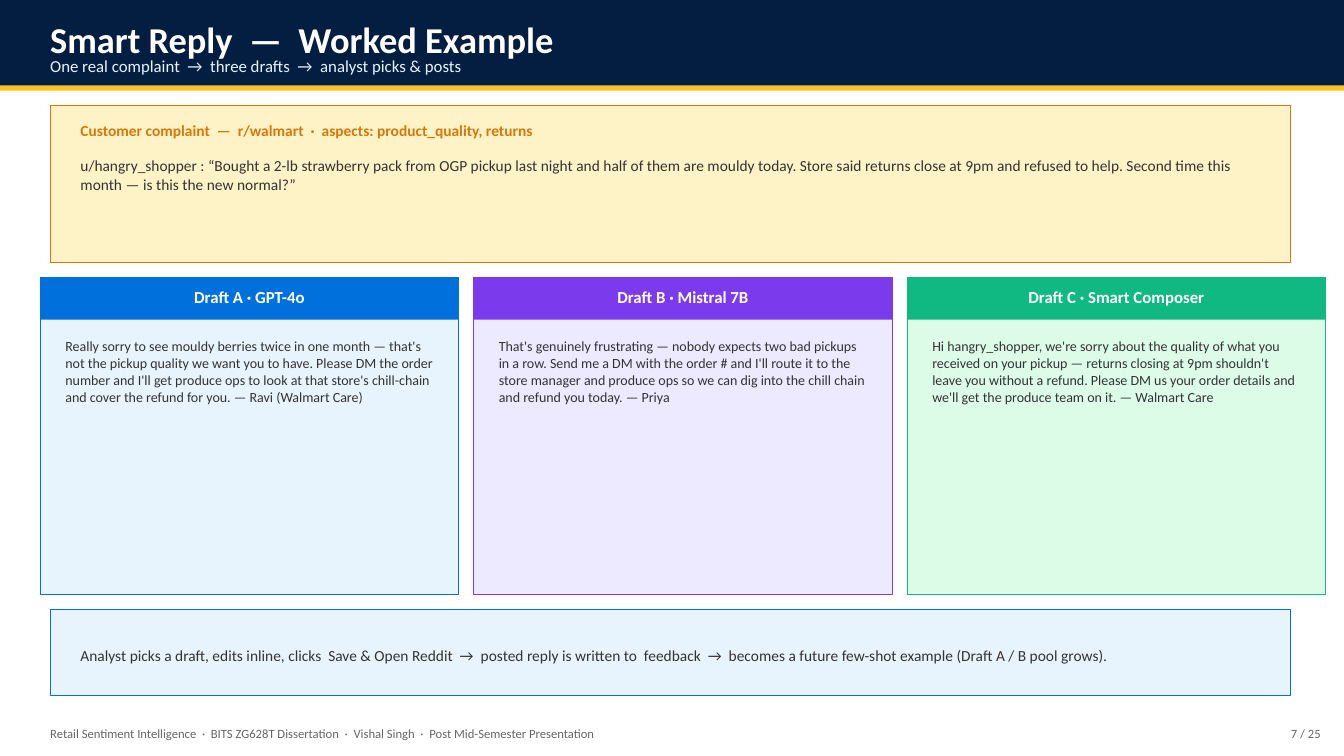
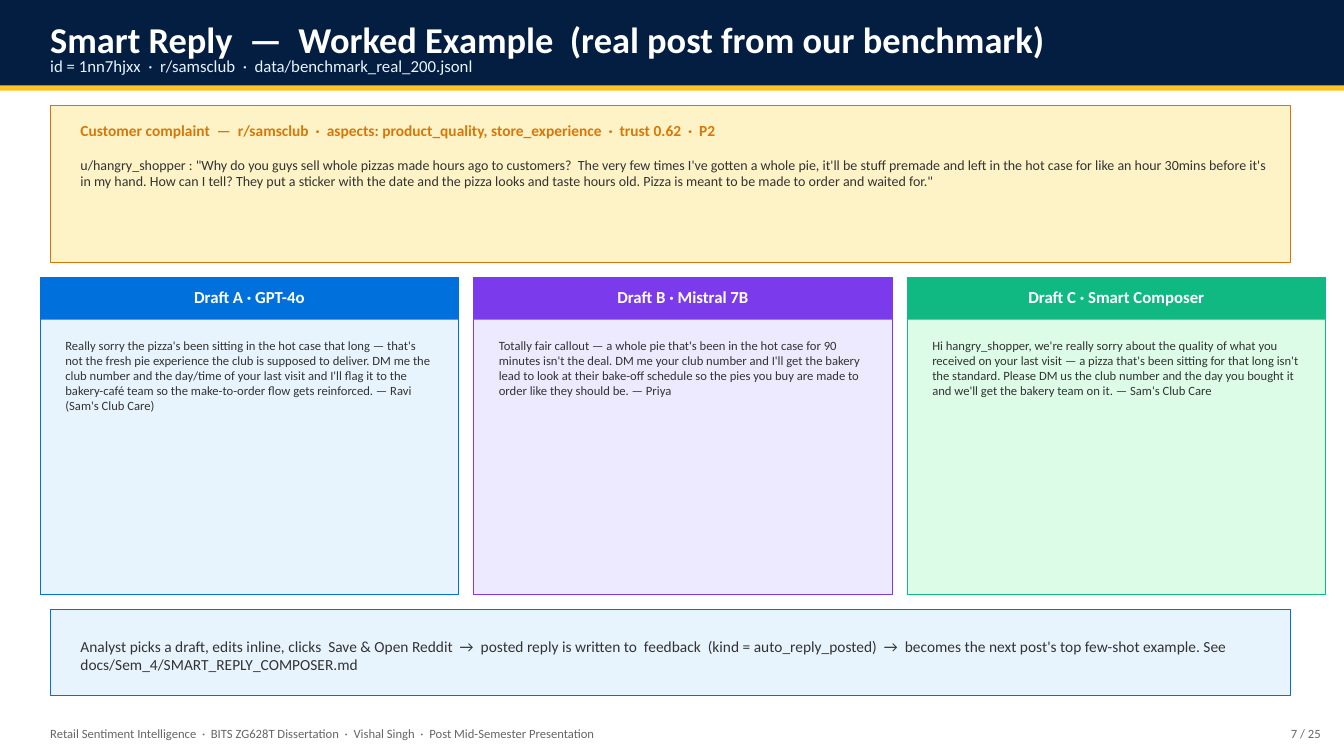
Before and after one commit to vishalvishal099/Retail-Sentiment-Intelligence, a slide deck: slide 7 of docs/Sem_4/FINAL_PRESENTATION_VishalSingh_2020AA05641.pptx. Drawn at 1344x756 pixels with LibreOffice and Linux fonts; fonts in the diff are those of the drawing. Boxes give left, top, right and bottom in pixels: in the first picture for what was removed or moved away, otherwise in the second. Text is boxed around its words. In the diff, an @@ line names an element or a change of style, - is before the commit and + after.

Commit message:
docs(sem4): real Sam's Club example + Learning Loop deep dive + few-shot expansion
Smart Reply:
- Slide 7 (worked example) now uses the REAL Sam's Club stale-pizza post
  (id=1nn7hjxx from data/benchmark_real_200.jsonl) instead of a synthetic
  strawberry example
- SMART_REPLY_COMPOSER.md §5 rewritten with the same real post: raw JSON,
  pipeline outputs, prompt with variables substituted, the three drafts
  (GPT / Mistral / Smart Composer), a 7-step viva talking track, and the
  auto_reply_posted row that gets written back
- SMART_REPLY_COMPOSER.md §3 expanded into a Few-Shot Prompting deep dive
  covering the technique itself, the SQL query, cold-start vs warm state
  timeline, and why in-context learning beats fine-tuning at our scale

Learning Loop:
- Slide 8 restructured: 4 capture points -> feedback table -> two
  consumers (hot loop: in-context few-shot; warm loop: monthly Stage-3
  retraining)
- New LEARNING_LOOP.md — full 9-section reference: why the loop exists,
  four capture points, feedback schema for both row shapes, per-signal
  downstream flow, end-to-end example on the Sam's Club post, code map,
  monthly retraining playbook, and viva talking track

Both markdown files are standalone references reusable in the final
report, the viva, and future presentations.

```diff
--- a/docs/Sem_4/FINAL_PRESENTATION_VishalSingh_2020AA05641.pptx
+++ b/docs/Sem_4/FINAL_PRESENTATION_VishalSingh_2020AA05641.pptx
@@ text at (x1=50, y1=26, x2=1044, y2=62): text changed @@
-Smart Reply — Worked Example
+Smart Reply — Worked Example (real post from our benchmark)
@@ text at (x1=50, y1=58, x2=473, y2=75): text changed @@
-One real complaint → three drafts → analyst picks & posts
+id = 1nn7hjxx · r/samsclub · data/benchmark_real_200.jsonl
@@ text at (x1=80, y1=125, x2=715, y2=139): text changed @@
-Customer complaint — r/walmart · aspects: product_quality, returns
+Customer complaint — r/samsclub · aspects: product_quality, store_experience · trust 0.62 · P2
@@ text at (x1=80, y1=160, x2=1265, y2=189): text changed; size 11 to 10 pt @@
-u/hangry_shopper : “Bought a 2-lb strawberry pack from OGP pickup last night and half of them are mouldy today. Store said returns close at 9pm and refused to help. Second time this month — is this the new normal?”
+u/hangry_shopper : "Why do you guys sell whole pizzas made hours ago to customers? The very few times I've gotten a whole pie, it'll be stuff premade and left in the hot case for like an hour 30mins before it's in my hand. How can I tell? They put a sticker with the date and the pizza looks and taste hours old. Pizza is meant to be made to order and waited for."
@@ text at (x1=65, y1=341, x2=430, y2=412): text changed; size 10 to 9 pt @@
-Really sorry to see mouldy berries twice in one month — that's not the pickup quality we want you to have. Please DM the order number and I'll get produce ops to look at that store's chill-chain and cover the refund for you. — Ravi (Walmart Care)
+Really sorry the pizza's been sitting in the hot case that long — that's not the fresh pie experience the club is supposed to deliver. DM me the club number and the day/time of your last visit and I'll flag it to the bakery-café team so the make-to-order flow gets reinforced. — Ravi (Sam's Club Care)
@@ text at (x1=499, y1=341, x2=859, y2=397): text changed; size 10 to 9 pt @@
-That's genuinely frustrating — nobody expects two bad pickups in a row. Send me a DM with the order # and I'll route it to the store manager and produce ops so we can dig into the chill chain and refund you today. — Priya
+Totally fair callout — a whole pie that's been in the hot case for 90 minutes isn't the deal. DM me your club number and I'll get the bakery lead to look at their bake-off schedule so the pies you buy are made to order like they should be. — Priya
@@ text at (x1=932, y1=341, x2=1298, y2=397): text changed; size 10 to 9 pt @@
-Hi hangry_shopper, we're sorry about the quality of what you received on your pickup — returns closing at 9pm shouldn't leave you without a refund. Please DM us your order details and we'll get the produce team on it. — Walmart Care
+Hi hangry_shopper, we're really sorry about the quality of what you received on your last visit — a pizza that's been sitting for that long isn't the standard. Please DM us the club number and the day you bought it and we'll get the bakery team on it. — Sam's Club Care
@@ text at (x1=80, y1=641, x2=1225, y2=672): text changed @@
-Analyst picks a draft, edits inline, clicks Save & Open Reddit → posted reply is written to feedback → becomes a future few-shot example (Draft A / B pool grows).
+Analyst picks a draft, edits inline, clicks Save & Open Reddit → posted reply is written to feedback (kind = auto_reply_posted) → becomes the next post's top few-shot example. See docs/Sem_4/SMART_REPLY_COMPOSER.md
```
Also in this commit, not shown: 1 slide added, 1 slide removed, 4 other files.
